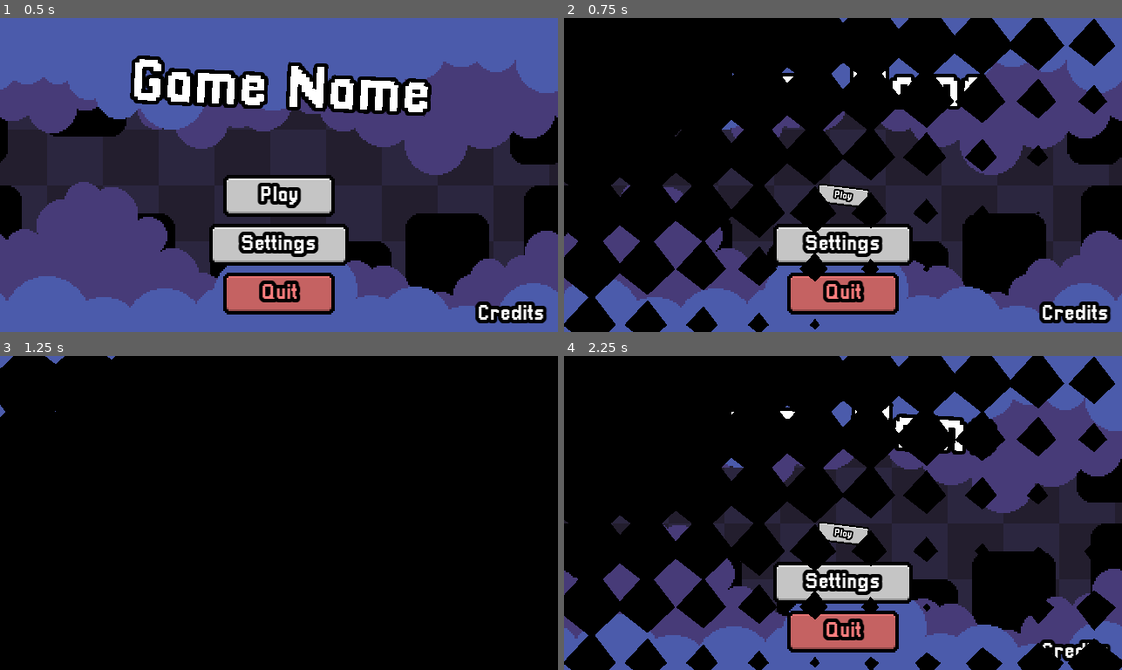
Above: before the commit, frames 1-4 (two rows, left to right).
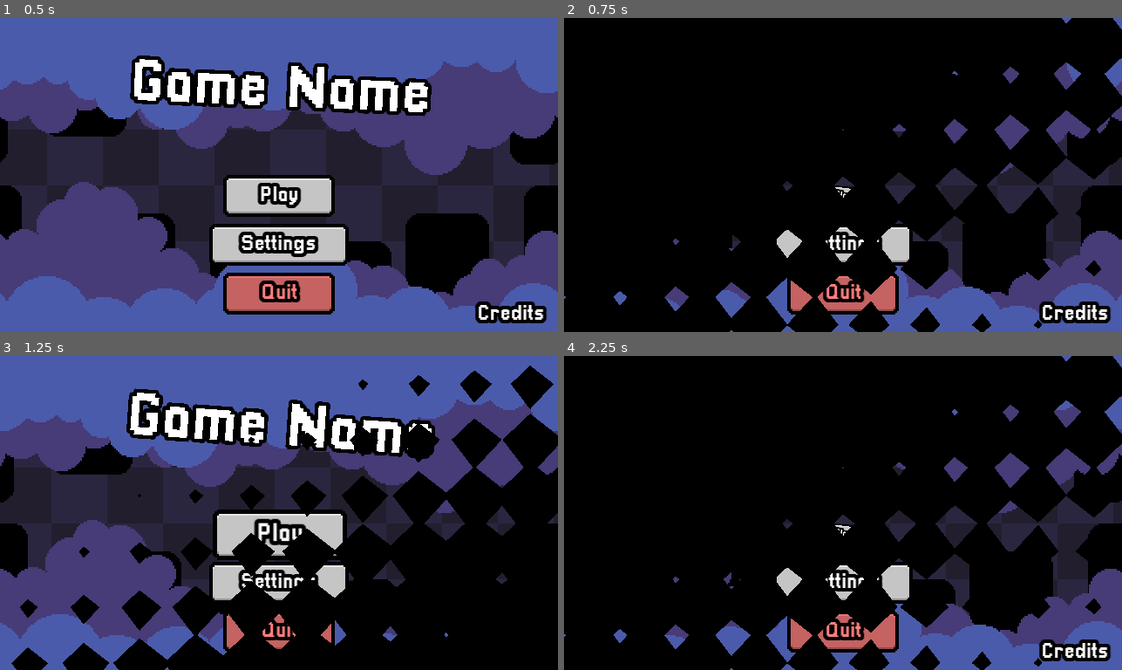
Above: after the commit, the same moments.

Repository: tossudev/godot-main-menu
Game: Godot game, scene res://scenes/main_menu.tscn
Two runs of this game, one before a commit and one after it. Both use one fixed random seed, a clock stepped at 60 frames per second and the inputs below.
Inputs (mouse positions are in pixels of both pictures, inside the frame that each line leads up to):
- Up to frame 1 (0.5 s): no input
- Up to frame 2 (0.75 s): click (843, 196) at 0.5 s
- Up to frame 3 (1.25 s): no input
- Up to frame 4 (2.25 s): click (843, 534) at 1.25 s; click (843, 534) at 2 s

Frame 1 is identical in both runs. In frame 2, 26% of the frame differs, in the area x 0-100%, y 0-100%; in frame 3, 58%; in frame 4, 28%.

Commit message:
Added credits

Diff:
--- a/scenes/main_menu.tscn
+++ b/scenes/main_menu.tscn
@@ -9,6 +9,7 @@
 [ext_resource type="Texture2D" uid="uid://bgxgcipyxn5ct" path="res://assets/textures/ui/ninepatch.png" id="6_rq5mk"]
 [ext_resource type="FontFile" uid="uid://ceksqams405ke" path="res://assets/font/Pixellari.ttf" id="7_k8eq1"]
 [ext_resource type="Script" path="res://scripts/main_menu/animation_controller.gd" id="8_6ois2"]
+[ext_resource type="Script" path="res://scripts/main_menu/credits_meta.gd" id="9_2k6x0"]
 
 [node name="Menu" type="Node2D"]
 script = ExtResource("1_ek0oj")
@@ -246,11 +247,43 @@
 horizontal_alignment = 1
 vertical_alignment = 1
 
+[node name="TextCredits" type="RichTextLabel" parent="Menus/Credits"]
+offset_left = -152.0
+offset_top = -80.0
+offset_right = 152.0
+offset_bottom = 64.0
+theme_override_colors/font_outline_color = Color(0, 0, 0, 1)
+theme_override_constants/outline_size = 4
+theme_override_fonts/normal_font = ExtResource("7_k8eq1")
+theme_override_font_sizes/normal_font_size = 8
+bbcode_enabled = true
+text = "[center][rainbow freq=0.1 sat=0.4 val=1.0]
+[wave amp=20.0 freq=5.0 connected=1]Credits[/wave][/rainbow]
+
+
+Programming, design & graphics
+Tossu
+[color=#28ccdf][url]https://tossu.itch.io[/url][/color]
+
+Font used is Pixellari by zedseven
+[color=#28ccdf][url]https://github.com/zedseven/Pixellari[/url][/color]
+
+The scene transition shader is made by mackatap.
+[color=#28ccdf][url]https://godotshaders.com/shader/diamond-based-screen-transition/[/url][/color]
+
+
+Github repo:
+[color=#28ccdf][url]https://github.com/tossudev/godot-main-menu/[/url][/color]"
+meta_underlined = false
+script = ExtResource("9_2k6x0")
+
 [node name="AnimationController" type="Node" parent="."]
 script = ExtResource("8_6ois2")
 do_title_animation = true
 title_node_path = NodePath("../Menus/Main/Title")
 
 [connection signal="pressed" from="Menus/Main/Buttons/ButtonPlay" to="." method="_on_button_play_pressed"]
+[connection signal="pressed" from="Menus/Main/Buttons/ButtonQuit" to="." method="_on_button_quit_pressed"]
 [connection signal="pressed" from="Menus/Main/Buttons/ButtonCredits" to="." method="_on_button_credits_pressed"]
 [connection signal="pressed" from="Menus/Credits/ButtonBack" to="." method="_on_button_back_pressed"]
+[connection signal="meta_clicked" from="Menus/Credits/TextCredits" to="Menus/Credits/TextCredits" method="_on_meta_clicked"]
--- /dev/null
+++ b/scripts/main_menu/credits_meta.gd
@@ -0,0 +1,5 @@
+extends RichTextLabel
+
+
+func _on_meta_clicked(meta: Variant):
+	OS.shell_open(meta)
--- a/scripts/main_menu/main_menu.gd
+++ b/scripts/main_menu/main_menu.gd
@@ -47,3 +47,7 @@
 
 func _on_button_back_pressed():
 	move_camera("Main")
+
+
+func _on_button_quit_pressed():
+	SceneChanger.quit()
--- a/scripts/scene_changer.gd
+++ b/scripts/scene_changer.gd
@@ -1,8 +1,9 @@
 extends CanvasLayer
 
-const TRANSITION_TIME: float = 1.0
+const TRANSITION_TIME: float = 0.8
 
 var transition_playing: bool = false
+var quitting: bool = false
 
 # Node References
 @onready var transition_nodes: Array = [
@@ -26,6 +27,17 @@
 
 	_scene_transition(false)
 	transition_playing = false
+
+
+func quit() -> void:
+	if transition_playing:
+		return
+
+	transition_playing = true
+	quitting = true
+	await _scene_transition(true)
+
+	get_tree().quit()
 
 
 # Animation for changing scenes.
Not shown: 1 places in scenes/main_menu.tscn that only renumber resources
